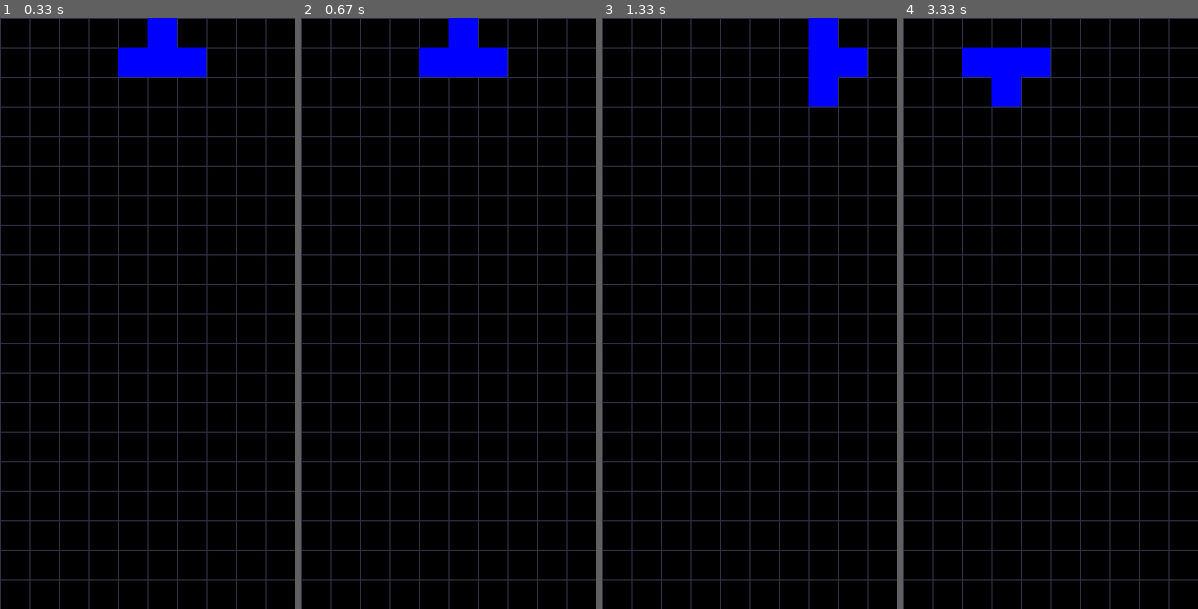
Above: before the commit, frames 1-4 (left to right).
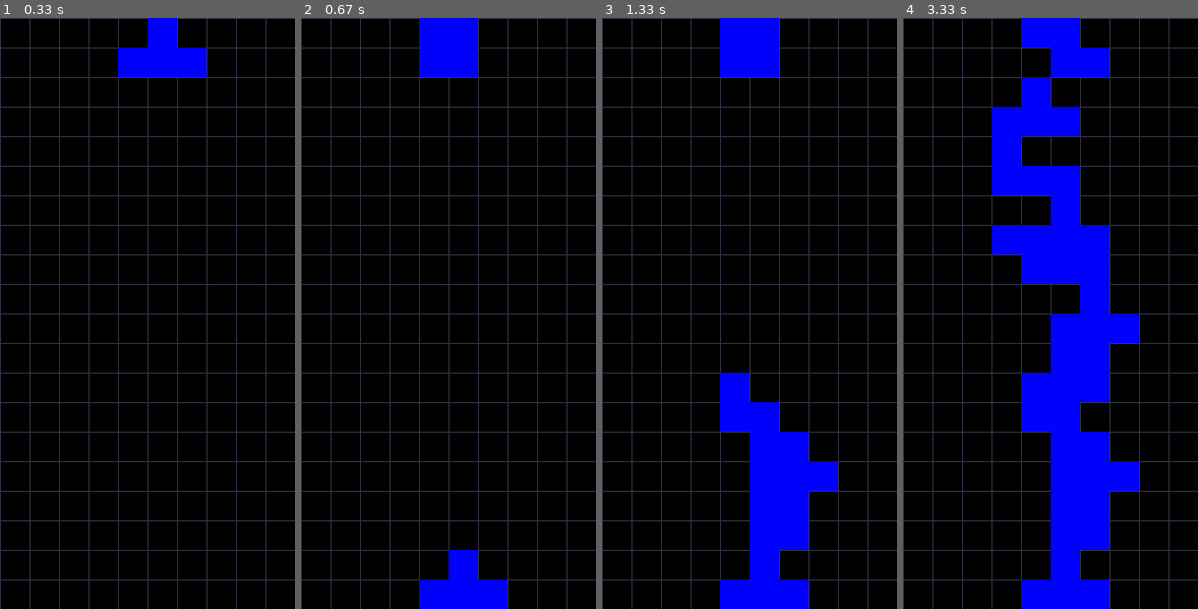
Above: after the commit, the same moments.

Repository: Cesar2403/proyecto_tetris_pygame
Game: pygame game, started from src/codigo_fuente_tetris.py
Two runs of this game, one before a commit and one after it. Both use one fixed random seed, a clock stepped at 60 frames per second and the inputs below.
Inputs:
- Up to frame 1 (0.33 s): no input
- Up to frame 2 (0.67 s): tap Space at 0.33 s
- Up to frame 3 (1.33 s): hold Right 0.67-1.13 s; tap Space at 0.73, 1.03, 1.23 s; hold Up from 1.17 s (still down)
- Up to frame 4 (3.33 s): release Up at 1.47 s; hold Right 1.5-1.97 s; tap Space at 1.57, 1.87, 2.07, 2.37, 2.97, 3.27 s; hold Left 2-2.53 s; hold Left 2.9-3.3 s

Frame 1 is identical in both runs. In frame 2, 3.0% of the frame differs, in the area x 40-70%, y 0-100%; in frame 3, 12%; in frame 4, 24%, in the area x 20-80%, y 0-100%.

Commit message:
Introducida la función de la tecla espacio

Diff:
--- a/src/codigo_fuente_tetris.py
+++ b/src/codigo_fuente_tetris.py
@@ -2,13 +2,13 @@
 import random
 
 FORMAS = [
-    [[1,1,1,1]],   #linea
-    [[1,0,0], [1,1,1]],  #L invertida
-    [[0,0,1], [1,1,1]], #L normal
-    [[1,1], [1,1]],  #bloque
-    [[0,1,1], [1,1,0]],  #forma de s normal
-    [[0,1,0], [1,1,1]], #letra T corta
-    [[1,1,0], [0,1,1]]  #forma de s invertida
+    [[1, 1, 1, 1]],  # linea
+    [[1, 0, 0], [1, 1, 1]],  # L invertida
+    [[0, 0, 1], [1, 1, 1]],  # L normal
+    [[1, 1], [1, 1]],  # bloque
+    [[0, 1, 1], [1, 1, 0]],  # forma de s normal
+    [[0, 1, 0], [1, 1, 1]],  # letra T corta
+    [[1, 1, 0], [0, 1, 1]]  # forma de s invertida
 ]
 
 ANCHO_PANTALLA = 300
@@ -32,6 +32,8 @@
 intervalo_movimiento = 200
 tiempo_ultima_rotacion = 0
 delay_rotacion = 200
+espacio_presionado_anteriormente = False
+
 
 def crear_pieza():
     for i, fila in enumerate(forma_pieza):
@@ -79,6 +81,7 @@
         return False
     return True
 
+
 def rotar_pieza():
     global forma_pieza, tiempo_ultima_rotacion
     momento_actual = pygame.time.get_ticks()
@@ -86,17 +89,19 @@
         return
     filas = len(forma_pieza)
     columnas = len(forma_pieza[0])
-    rotada = [[forma_pieza[filas-1-i][j] for i in range(filas)] for j in range(columnas)]
+    rotada = [[forma_pieza[filas - 1 - i][j] for i in range(filas)] for j in range(columnas)]
     forma_vieja = forma_pieza
     forma_pieza = rotada
     if not colision():
         tiempo_ultima_rotacion = momento_actual
     else:
         forma_pieza = forma_vieja
-#dsdssjfkdjfs
+
+
+# dsdssjfkdjfs
 def eliminar_filas_completas():
     eliminadas = 0
-    for y in range(FILAS-1, -1, -1):
+    for y in range(FILAS - 1, -1, -1):
         linea_completa = True
         for x in range(COLUMNAS):
             if not tablero[y][x]:
@@ -105,9 +110,10 @@
         if linea_completa:
             eliminadas += 1
             for y2 in range(y, 0, -1):
-                tablero[y2] = tablero[y2-1].copy()
-            tablero[0] = [0]*COLUMNAS
+                tablero[y2] = tablero[y2 - 1].copy()
+            tablero[0] = [0] * COLUMNAS
     return eliminadas
+
 
 def main():
     global x_pieza, y_pieza, tiempo_anterior
@@ -120,6 +126,15 @@
         tiempo_actual = pygame.time.get_ticks()
 
         if tiempo_actual - tiempo_anterior > 1000 / velocidad_caida:
+            y_pieza += 1
+            tiempo_anterior = tiempo_actual
+            if colision():
+                y_pieza -= 1
+                filas_eliminadas = colocar_pieza()
+                if not nueva_pieza():
+                    running = False
+
+        elif tiempo_actual - tiempo_anterior > 1000 / velocidad_caida:
             y_pieza += 1
             tiempo_anterior = tiempo_actual
             if colision():
@@ -154,6 +169,22 @@
                 if not nueva_pieza():
                     running = False
 
+        if keys[pygame.K_SPACE]:
+            if not espacio_presionado_anteriormente:  # Si justo ahora se presionó la tecla
+                while not colision():
+                    y_pieza += 1
+                y_pieza -= 1
+
+                filas_eliminadas = colocar_pieza()
+                if not nueva_pieza():
+                    running = False
+
+                tiempo_anterior = pygame.time.get_ticks()
+
+            espacio_presionado_anteriormente = True
+        else:
+            espacio_presionado_anteriormente = False
+
         if keys[pygame.K_UP]:
             rotar_pieza()
 
